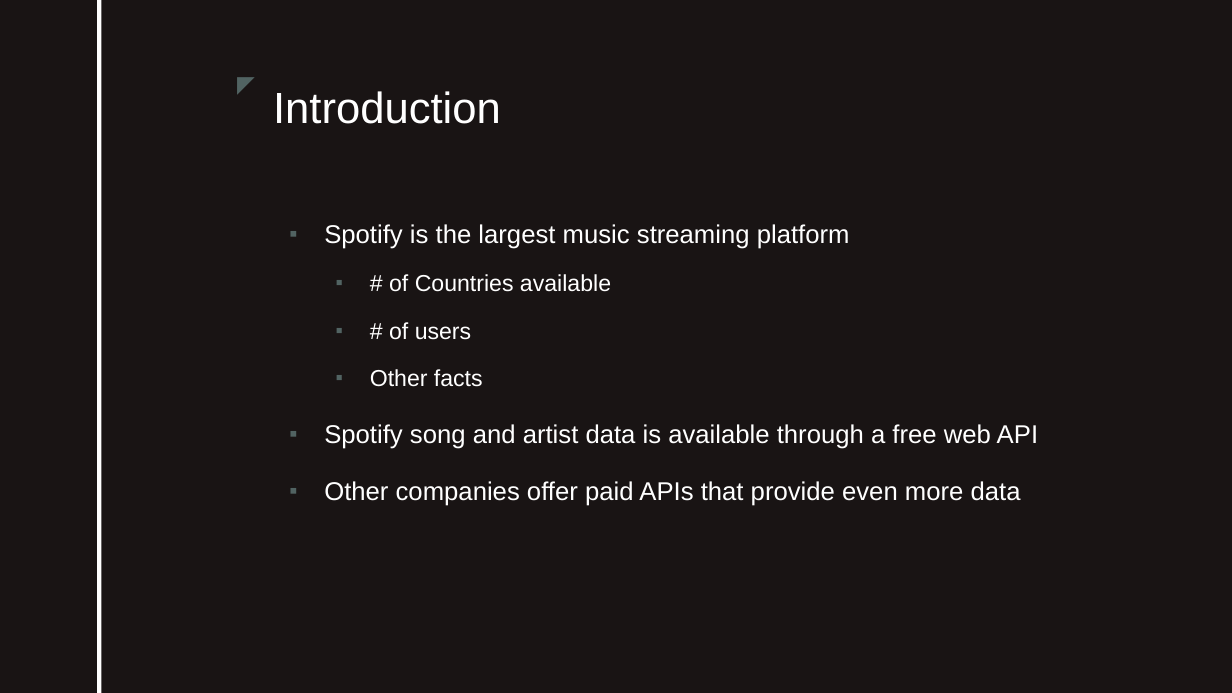
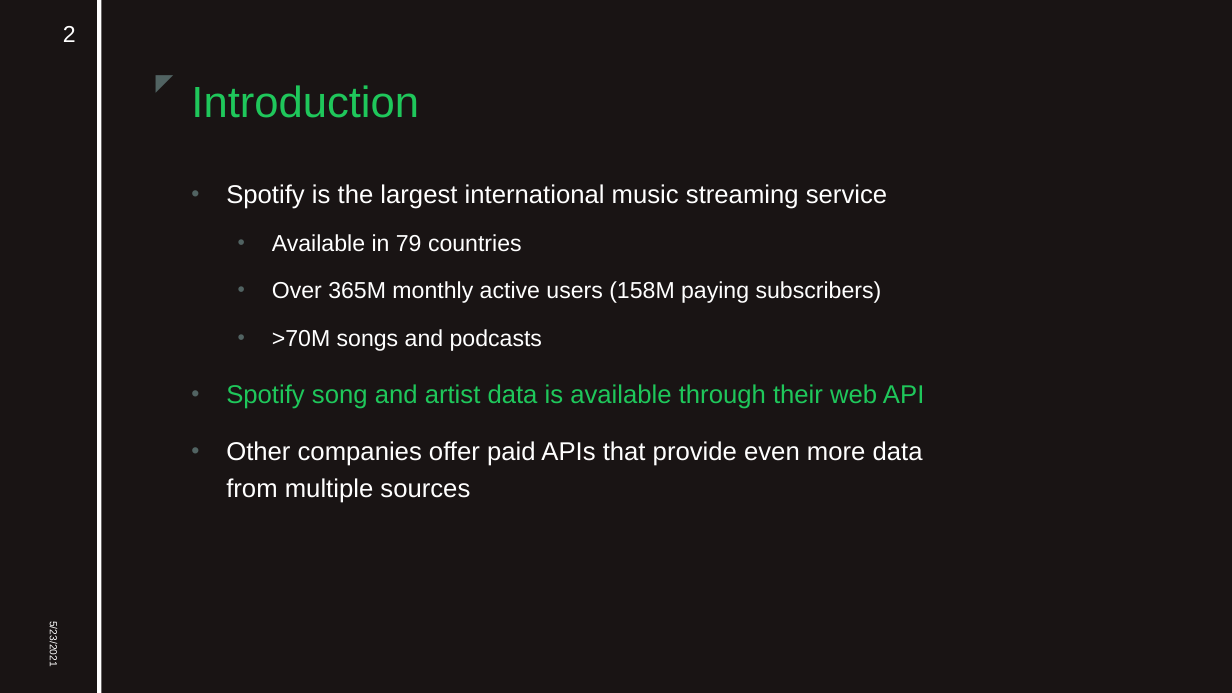
Before and after one commit to aklimchenko/spotify_artist_analysis, a slide deck: slide 2 of Spotify Data Analysis.pptx. Drawn at 1232x693 pixels with LibreOffice and Linux fonts; fonts in the diff are those of the drawing; background and template pictures are left out. Boxes give left, top, right and bottom in pixels: in the first picture for what was removed or moved away, otherwise in the second. Text is boxed around its words. In the diff, an @@ line names an element or a change of style, - is before the commit and + after.

Commit message:
Updated slides
Slides, graphics, and layout updated

```diff
--- a/Spotify Data Analysis.pptx
+++ b/Spotify Data Analysis.pptx
@@ page number added at (63,26,76,42), 18 pt, text #FFFFFF @@
+2
@@ text "◤": place and size @@
-text "◤" at (222,65,263,102)
+text "◤" at (140,63,182,100)
@@ title "Introduction": place and size @@
-title "Introduction" at (273,91,501,124)
+title "Introduction" at (191,85,419,118)
@@ title "Introduction" at (191,85,419,118): text colour #FFFFFF to #1FC75B @@
@@ text at (226,184,924,503): text changed @@
-▪ Spotify is the largest music streaming platform
-  ▪ # of Countries available
-  ▪ # of users
-  ▪ Other facts
-▪ Spotify song and artist data is available through a free web API
-▪ Other companies offer paid APIs that provide even more data
+• Spotify is the largest international music streaming service
+  • Available in 79 countries
+  • Over 365M monthly active users (158M paying subscribers)
+  • >70M songs and podcasts
+• Spotify song and artist data is available through their web API
+• Other companies offer paid APIs that provide even more data from multiple sources
@@ text added at (48,625,59,666), 8 pt, text #FFFFFF @@
+5/23/2021
```
Also in this commit, not shown: 5 other slides changed, 6 slides added, 9 slides removed, 1 other file.
